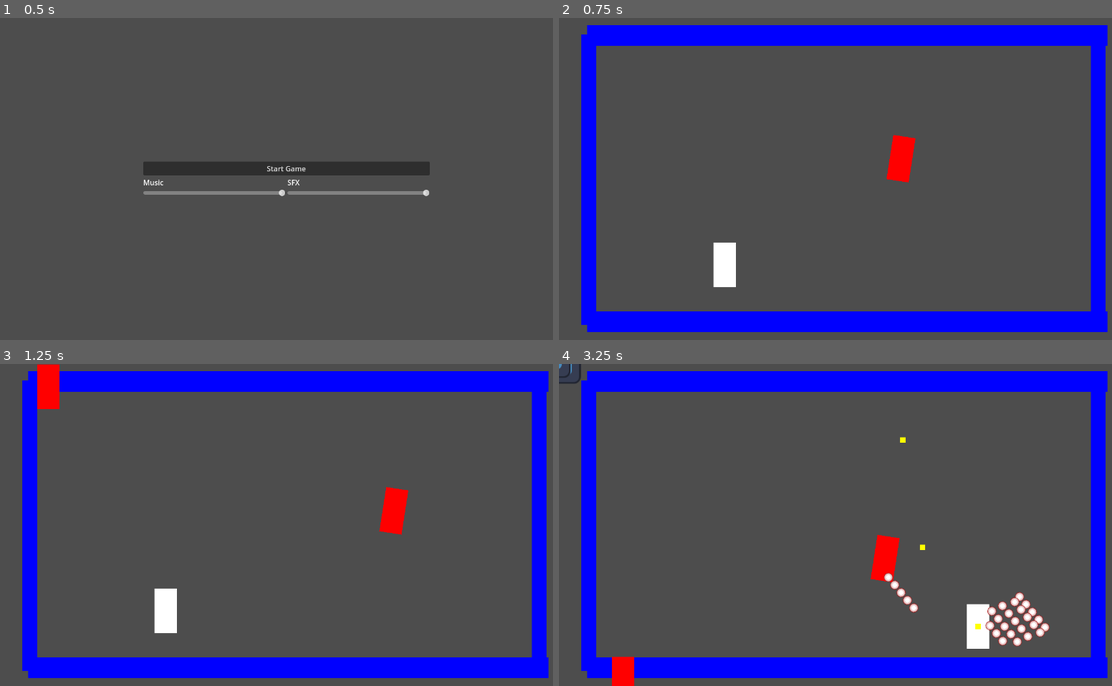
Above: before the commit, frames 1-4 (two rows, left to right).
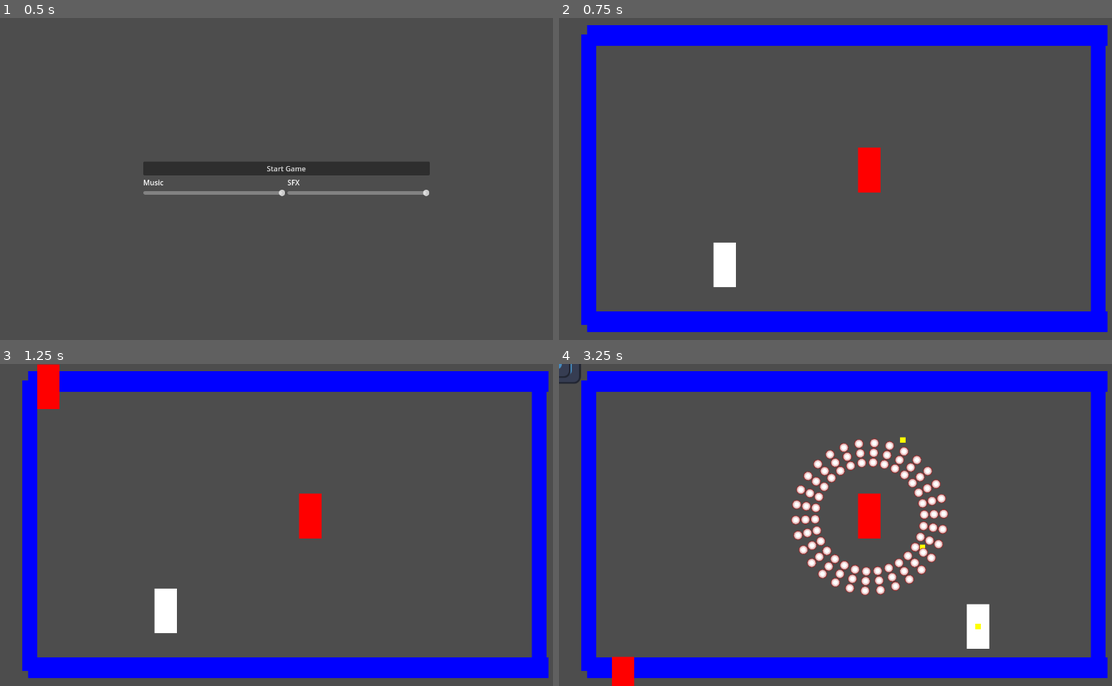
Above: after the commit, the same moments.

Repository: KDing0/GGJGodot
Game: Godot game, scene res://Misc/GameManager.tscn
Same seed, same stepped clock (60 frames per second), same inputs: the game is played once before the commit and once after it. The engine's default icon, where the game draws it, is replaced by a stand-in: a white triangle on a blue panel in a dark square.
Inputs (mouse positions are in pixels of both pictures, inside the frame that each line leads up to):
- Up to frame 1 (0.5 s): no input
- Up to frame 2 (0.75 s): click "Start Game" at 0.5 s
- Up to frame 3 (1.25 s): no input
- Up to frame 4 (3.25 s): move the mouse to (973, 508) at 1.27 s; press the mouse at (973, 508) at 1.28 s; hold Right (ui_right) 1.28-2.03 s; move the mouse to (730, 541) at 2.02 s; release the mouse at (730, 541) at 2.03 s; hold Down (ui_down) 2.03-2.78 s; click (730, 541) at 2.1 s; move the mouse to (901, 454) at 2.77 s; press the mouse at (901, 454) at 2.78 s; hold Right (ui_right) from 2.78 s (still down)

Frame 1 is identical in both runs. In frame 2, 1.2% of the frame differs, in the area x 54-65%, y 36-55%; in frame 3, 1.2%; in frame 4, 5.4%, in the area x 41-89%, y 23-88%.

Commit message:
Prepared Bullet Patterns

Diff:
--- a/src/Enemy/Enemy.gd
+++ b/src/Enemy/Enemy.gd
@@ -5,18 +5,21 @@
 @export var SPEED = 5.0
 @export var BulletSpawnID = "one"
 @export var BulletAnimationID = "first"
-@export var BulletRotation = 15
+@export var BulletRotation = 15.0
 @export var BulletSpawnOffset = Vector2(0,0)
 
 @export var BulletStartDelay = 0.0
 @export var BulletShootDelay = 0.0
 @export var BulletCycleAmount = 0
 @export var BulletCycleCooldown = 0.0
+@export var BulletRotationShift = 0.0
 
 var timer = 0
 var firstShot = true
 var nextShotCooldown = 0
 var shotCycle = 0
+var rotationShift = 0
+
 
 enum EnemyTypes {ENEMY_TYPE1, ENEMY_TYPE2}
 
@@ -37,6 +40,7 @@
 		self.queue_free()
 	shootCooldownCounting(delta)
 
+
 func _on_timer_timeout(delta):
 	# shoot()
 	pass
@@ -47,7 +51,8 @@
 
 func shoot():
 	var pos = global_position + BulletSpawnOffset
-	Spawning.spawn({"position": pos, "rotation": BulletRotation}, BulletSpawnID, BulletAnimationID)
+	rotationShift += BulletRotationShift
+	Spawning.spawn({"position": pos, "rotation": BulletRotation + rotationShift}, BulletSpawnID, BulletAnimationID)
 
 
 func shootCooldownCounting(delta):
--- a/src/Misc/GameController.gd
+++ b/src/Misc/GameController.gd
@@ -31,7 +31,7 @@
 
 func setInstantiateBulletPattern(enemy_instance, enemyType):
 	enemy_instance.BulletSpawnOffset = Vector2(0,0)
-	enemy_instance.BulletSpawnID = "two"
+	enemy_instance.BulletSpawnID = "one"
 	enemy_instance.BulletAnimationID = "first"
 	enemy_instance.BulletRotation = 0
 
--- a/src/gamescene.tscn
+++ b/src/gamescene.tscn
@@ -7,8 +7,9 @@
 [ext_resource type="Script" path="res://addons/BulletUpHell/BuHPattern.gd" id="4_ehlb4"]
 [ext_resource type="Script" path="res://Addons/BulletUpHell/SpawnPatterns/PatternCircle.gd" id="5_ck2a0"]
 [ext_resource type="Script" path="res://Addons/BulletUpHell/BuHBulletProperties.gd" id="6_7xkk1"]
-[ext_resource type="Script" path="res://Addons/BulletUpHell/SpawnPatterns/PatternLine.gd" id="7_il8iq"]
 [ext_resource type="Script" path="res://Addons/BulletUpHell/BulletProps.gd" id="7_q0fvn"]
+[ext_resource type="Script" path="res://Addons/BulletUpHell/SpawnPatterns/PatternCustomShape.gd" id="7_uksj7"]
+[ext_resource type="Script" path="res://Addons/BulletUpHell/SpawnPatterns/PatternOne.gd" id="8_3ru4j"]
 
 [sub_resource type="RectangleShape2D" id="RectangleShape2D_cd6u2"]
 size = Vector2(72, 710)
@@ -38,9 +39,9 @@
 
 [sub_resource type="Curve2D" id="Curve2D_lj88p"]
 _data = {
-"points": PackedVector2Array(0, 0, 0, 0, -202, -121, -24.0416, -19.799, 24.0416, 19.799, 30, -85, -4.24264, -111.723, 4.24264, 111.723, -31, 53, 29.6985, -36.7695, -29.6985, 36.7695, -175, -1, 0, 0, 0, 0, -239, -85, 0, 0, 0, 0, -202, -121)
+"points": PackedVector2Array(0, 0, 0, 0, -202, -121, 0, 0, 0, 0, -202, -121)
 }
-point_count = 6
+point_count = 2
 
 [sub_resource type="Curve2D" id="Curve2D_jqf82"]
 
@@ -48,8 +49,8 @@
 resource_name = "PatternCircle"
 script = ExtResource("5_ck2a0")
 bullet = "1"
-nbr = 4
-radius = 0
+nbr = 30
+radius = 3.0
 angle_total = 6.28319
 angle_decal = 0
 pattern_angle = 0.0
@@ -104,23 +105,30 @@
 r_cooldown_n_shoot_choice = ""
 r_cooldown_n_shoot_variation = Vector3(0, 0, 0)
 
-[sub_resource type="NavigationPolygon" id="NavigationPolygon_uwvbn"]
-resource_name = "PatternLine"
-script = ExtResource("7_il8iq")
-offset = Vector2(18, 13)
-center = 1
-symmetrical = null
+[sub_resource type="Curve2D" id="Curve2D_nhm4t"]
+_data = {
+"points": PackedVector2Array(0, 0, 0, 0, 0, 0, 0, 0, 0, 0, 0, 30, 0, 0, 0, 0, 0, 50, 0, 0, 0, 0, 0, 100)
+}
+point_count = 4
+
+[sub_resource type="NavigationPolygon" id="NavigationPolygon_3igxc"]
+resource_name = "PatternCustomShape"
+script = ExtResource("7_uksj7")
 bullet = "1"
-nbr = 5
-pattern_angle = -1.6376
+nbr = 3
+closed_shape = false
+center_pos = Vector2(0, 50)
+pattern_angle = 0.0
+symmetric = true
+center = 2
 iterations = 1
 follows_parent = false
-forced_angle = 0.9324
+forced_angle = 0.0
 forced_target = NodePath("")
 forced_lookat_mouse = false
 forced_pattern_lookat = true
 cooldown_stasis = false
-cooldown_spawn = 0.0
+cooldown_spawn = 0.017
 cooldown_shoot = 0.0
 cooldown_next_spawn = 0.0
 cooldown_next_shoot = 0.0
@@ -134,11 +142,53 @@
 layer_speed_offset = 0.0
 layer_angle_offset = 0.0
 r_randomisation_chances = 1.0
-r_offset_choice = ""
-r_offset_x_variation = Vector3(0, 0, 0)
-r_offset_y_variation = Vector3(0, 0, 0)
-r_center_choice = ""
 r_symmetry_chances = 0.0
+r_bullet_choice = ""
+r_bullet_nbr_choice = ""
+r_bullet_nbr_variation = Vector3(0, 0, 0)
+r_pattern_angle_choice = ""
+r_pattern_angle_variation = Vector3(0, 0, 0)
+r_infinite_iter_chances = 0.0
+r_iterations_choice = ""
+r_iterations_variation = Vector3(0, 0, 0)
+r_forced_angle_choice = ""
+r_forced_angle_variation = Vector3(0, 0, 0)
+r_forced_target_choice = []
+r_stasis_chances = 0.0
+r_cooldown_spawn_choice = ""
+r_cooldown_spawn_variation = Vector3(0, 0, 0)
+r_cooldown_shoot_choice = ""
+r_cooldown_shoot_variation = Vector3(0, 0, 0)
+r_cooldown_n_spawn_choice = ""
+r_cooldown_n_spawn_variation = Vector3(0, 0, 0)
+r_cooldown_n_shoot_choice = ""
+r_cooldown_n_shoot_variation = Vector3(0, 0, 0)
+
+[sub_resource type="NavigationPolygon" id="NavigationPolygon_oabew"]
+resource_name = "PatternOne"
+script = ExtResource("8_3ru4j")
+bullet = "1"
+iterations = 1
+follows_parent = false
+forced_angle = 0.0
+forced_target = NodePath("")
+forced_lookat_mouse = false
+forced_pattern_lookat = true
+cooldown_stasis = false
+cooldown_spawn = 0.017
+cooldown_shoot = 0.0
+cooldown_next_spawn = 0.0
+cooldown_next_shoot = 0.0
+wait_latence = 0
+wait_tween_momentum = 0
+wait_tween_length = 0.0
+wait_tween_time = 0.0
+layer_nbr = 1
+layer_cooldown_spawn = 0.0
+layer_pos_offset = 0.0
+layer_speed_offset = 0.0
+layer_angle_offset = 0.0
+r_randomisation_chances = 1.0
 r_bullet_choice = ""
 r_bullet_nbr_choice = ""
 r_bullet_nbr_variation = Vector3(0, 0, 0)
@@ -340,14 +390,14 @@
 curve = SubResource("Curve2D_lj88p")
 
 [node name="enemy" parent="EnemyPaths/Path2D2" instance=ExtResource("1_80436")]
-position = Vector2(-202, -121)
-rotation = 0.153945
+position = Vector2(-230, -92)
 loop = true
-BulletSpawnID = "two"
+BulletSpawnID = "four"
+BulletRotation = 1.1
 BulletStartDelay = 1.0
-BulletShootDelay = 0.1
-BulletCycleAmount = 5
-BulletCycleCooldown = 1.0
+BulletShootDelay = 0.2
+BulletCycleAmount = 3
+BulletCycleCooldown = 2.0
 
 [node name="Node" type="Node" parent="."]
 
@@ -360,10 +410,22 @@
 pattern = SubResource("NavigationPolygon_m3wac")
 
 [node name="SpawnPattern2" type="Path2D" parent="Node/Spawn"]
+curve = SubResource("Curve2D_nhm4t")
+script = ExtResource("4_ehlb4")
+id = "two"
+pattern = SubResource("NavigationPolygon_3igxc")
+
+[node name="SpawnPattern3" type="Path2D" parent="Node/Spawn"]
 curve = SubResource("Curve2D_jqf82")
 script = ExtResource("4_ehlb4")
-id = "two"
-pattern = SubResource("NavigationPolygon_uwvbn")
+id = "three"
+pattern = SubResource("NavigationPolygon_oabew")
+
+[node name="SpawnPattern4" type="Path2D" parent="Node/Spawn"]
+curve = SubResource("Curve2D_jqf82")
+script = ExtResource("4_ehlb4")
+id = "four"
+pattern = SubResource("NavigationPolygon_m3wac")
 
 [node name="Bullet" type="Node" parent="Node"]
 
Not shown: 1 places in src/gamescene.tscn that only renumber resources
